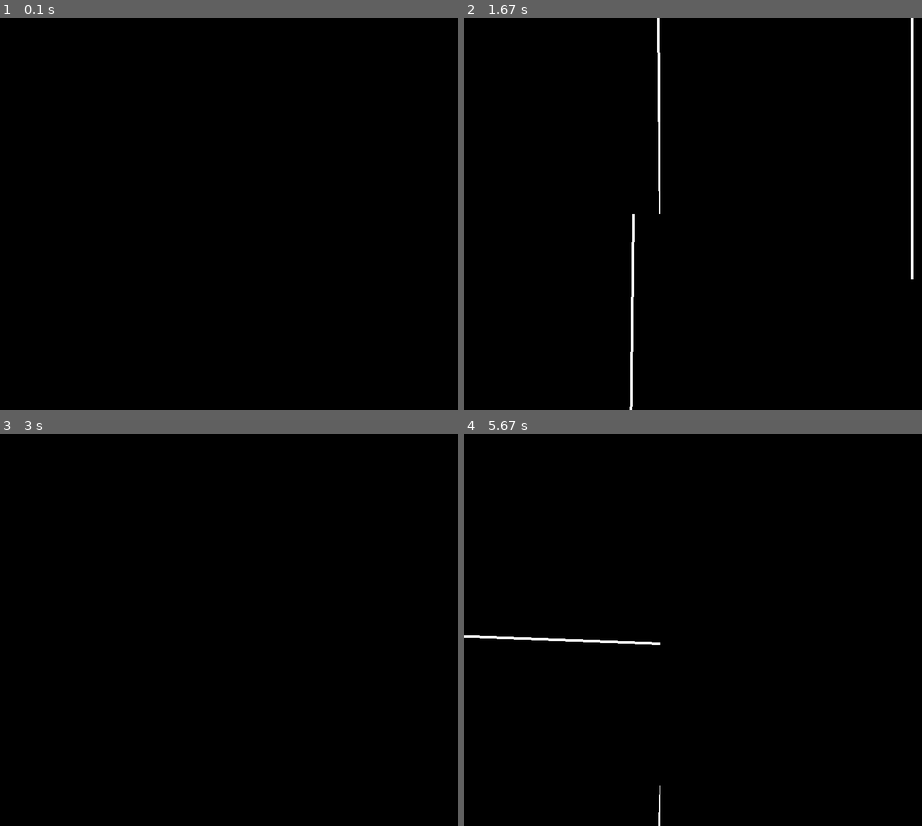
Above: before the commit, frames 1-4 (two rows, left to right).
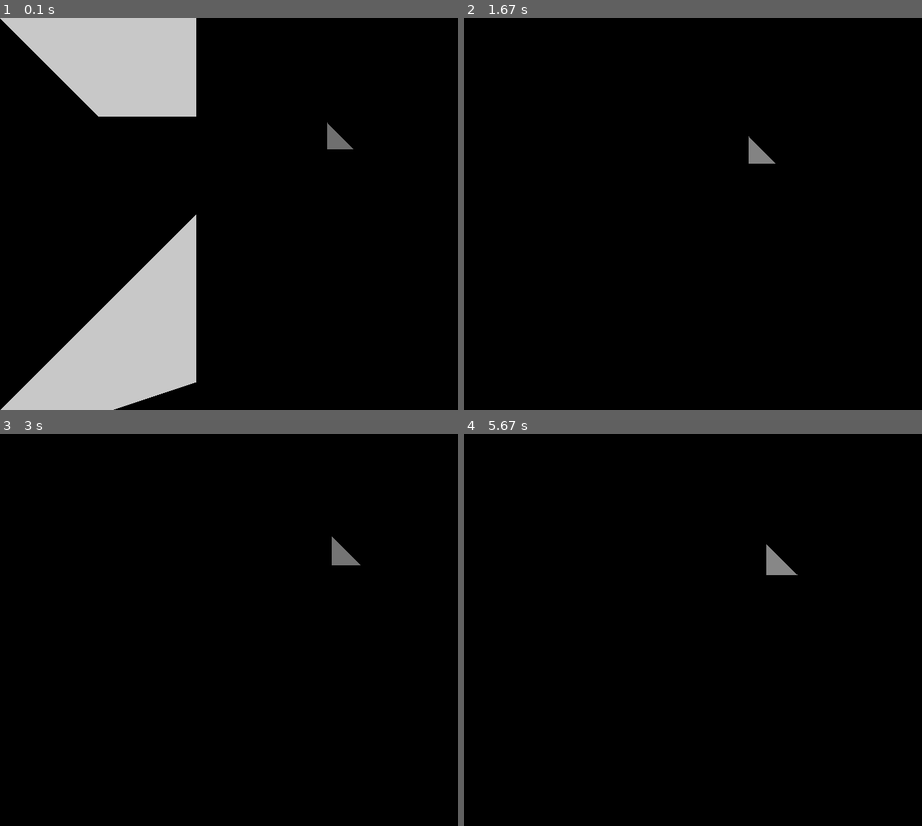
Above: after the commit, the same moments.

Repository: UCHMS19-20/final-project-notnotharsh
Game: pygame game, started from src/graphics.py
Same seed, same stepped clock (60 frames per second), same inputs: the game is played once before the commit and once after it.
Inputs:
- Up to frame 1 (0.1 s): no input
- Up to frame 2 (1.67 s): hold D 0.33-0.8 s; hold W 0.83-1.13 s; tap Z at 0.9, 1.23, 1.53 s; tap J at 0.98 s; hold D 1.17-1.63 s
- Up to frame 3 (3 s): hold A 1.67-2.2 s; tap Z at 1.73, 2.03, 2.3, 2.63, 2.93 s; hold S 2.23-2.53 s; tap J at 2.38 s; hold A 2.57-2.97 s
- Up to frame 4 (5.67 s): hold W 3-3.37 s; tap Z at 3.07, 3.47, 3.77, 4.13, 4.53, 4.83, 5.03, 5.33, 5.53 s; hold D 3.4-4.03 s; tap J at 3.55, 5.12 s; hold S 4.07-4.43 s; tap X at 4.22, 5.62 s; hold A 4.47-4.93 s; hold D 4.97-5.43 s; hold W from 5.47 s (still down)

The runs differ from the first frame. In frame 1, 18% of the frame differs, in the area x 0-78%, y 0-100%; in frame 2, 1.1%; in frame 3, 0.2%; in frame 4, 0.6%.

Commit message:
basic surfaces and lighting

Diff:
--- a/src/graphics.py
+++ b/src/graphics.py
@@ -21,37 +21,74 @@
     z_angle = math.atan2(new_z, new_y)
     display_angles = [(size[0] / 2) * (1 + 2 * x_angle), (size[0] / 2) * (1 - 2 * z_angle), new_y > 0]
     return display_angles
-coords = [0, 0, 0]
-theta = math.pi / 2
-y_val = 1
-side_size = (300, 300)
-mid_size = (400, 400)
 
-def draw_point(point, draw):
+def draw_point(point, draw, color):
     global mid_size, side_size, top_screen, mid_screen, bottom_screen
     top_display_coords = point_transform(point, side_size, 0)
     mid_display_coords = point_transform(point, mid_size, 1)
     bottom_display_coords = point_transform(point, side_size, 2)
     if draw:
-        pygame.draw.circle(top_screen, [255, 255, 255], (int(top_display_coords[0]), int(top_display_coords[1])), 4)
-        pygame.draw.circle(mid_screen, [255, 255, 255], (int(mid_display_coords[0]), int(mid_display_coords[1])), 4)
-        pygame.draw.circle(bottom_screen, [255, 255, 255], (int(bottom_display_coords[0]), int(bottom_display_coords[1])), 4)
+        pygame.draw.circle(top_screen, color, (int(top_display_coords[0]), int(top_display_coords[1])), 4)
+        pygame.draw.circle(mid_screen, color, (int(mid_display_coords[0]), int(mid_display_coords[1])), 4)
+        pygame.draw.circle(bottom_screen, color, (int(bottom_display_coords[0]), int(bottom_display_coords[1])), 4)
     return [top_display_coords, mid_display_coords, bottom_display_coords]
 
-def draw_line(p1, p2, draw_points):
-    global mid_size, side_size, top_screen, mid_screen, bottom_screen
-    coords_set_1 = draw_point(p1, draw_points)
-    coords_set_2 = draw_point(p2, draw_points)
+def draw_line(p1, p2, draw_points, color):
+    global top_screen, mid_screen, bottom_screen
+    coords_set_1 = draw_point(p1, draw_points, color)
+    coords_set_2 = draw_point(p2, draw_points, color)
     top_forward = coords_set_1[0][2] or coords_set_2[0][2]
     mid_forward = coords_set_1[1][2] or coords_set_2[1][2]
     bottom_forward = coords_set_1[2][2] or coords_set_2[2][2]
     if top_forward:
-        pygame.draw.line(top_screen, [255, 255, 255], (int(coords_set_1[0][0]), int(coords_set_1[0][1])), (int(coords_set_2[0][0]), int(coords_set_2[0][1])), 4)
+        pygame.draw.line(top_screen, color, (int(coords_set_1[0][0]), int(coords_set_1[0][1])), (int(coords_set_2[0][0]), int(coords_set_2[0][1])), 4)
     if mid_forward:
-        pygame.draw.line(mid_screen, [255, 255, 255], (int(coords_set_1[1][0]), int(coords_set_1[1][1])), (int(coords_set_2[1][0]), int(coords_set_2[1][1])), 4)
+        pygame.draw.line(mid_screen, color, (int(coords_set_1[1][0]), int(coords_set_1[1][1])), (int(coords_set_2[1][0]), int(coords_set_2[1][1])), 4)
     if bottom_forward:
-        pygame.draw.line(bottom_screen, [255, 255, 255], (int(coords_set_1[2][0]), int(coords_set_1[2][1])), (int(coords_set_2[2][0]), int(coords_set_2[2][1])), 4)
+        pygame.draw.line(bottom_screen, color, (int(coords_set_1[2][0]), int(coords_set_1[2][1])), (int(coords_set_2[2][0]), int(coords_set_2[2][1])), 4)
     return [coords_set_1, coords_set_2]
+
+def get_dist_squared(surface):
+    global coords
+    center_x = (min(surface[0][0], surface[0][1], surface[0][1]) + max(surface[0][0], surface[0][1], surface[0][2])) / 2
+    center_y = (min(surface[1][0], surface[1][1], surface[1][1]) + max(surface[1][0], surface[1][1], surface[1][2])) / 2
+    center_z = (min(surface[2][0], surface[2][1], surface[2][1]) + max(surface[2][0], surface[2][1], surface[2][2])) / 2
+    return math.sqrt(math.pow(center_x - coords[0], 2) + math.pow(center_y - coords[1], 2) + math.pow(center_z - coords[2], 2))
+
+def return_color(dist_squared):
+    return (min(200, 1000 / get_dist_squared(i)), min(200, 1000 / get_dist_squared(i)), min(200, 1000 / get_dist_squared(i)))
+
+def draw_surface(plist, draw_points, draw_lines, color):
+    global top_screen, mid_screen, bottom_screen
+    coords_set_1 = draw_point(plist[0], draw_points, color)
+    coords_set_2 = draw_point(plist[1], draw_points, color)
+    coords_set_3 = draw_point(plist[2], draw_points, color)
+    top_forward = (coords_set_1[0][2] or coords_set_2[0][2]) or coords_set_3[0][2]
+    mid_forward = (coords_set_1[1][2] or coords_set_2[1][2]) or coords_set_3[1][2]
+    bottom_forward = (coords_set_1[2][2] or coords_set_2[2][2]) or coords_set_3[2][2]
+    if draw_lines:
+        draw_line(p1, p2, False, False, color)
+        draw_line(p1, p3, False, False, color)
+        draw_line(p2, p3, False, False, color)
+    if top_forward:
+        pygame.draw.polygon(top_screen, color, [(int(coords_set_1[0][0]), int(coords_set_1[0][1])), (int(coords_set_2[0][0]), int(coords_set_2[0][1])), (int(coords_set_3[0][0]), int(coords_set_3[0][1]))])
+    if mid_forward:
+        pygame.draw.polygon(mid_screen, color, [(int(coords_set_1[1][0]), int(coords_set_1[1][1])), (int(coords_set_2[1][0]), int(coords_set_2[1][1])), (int(coords_set_3[1][0]), int(coords_set_3[1][1]))])
+    if bottom_forward:
+        pygame.draw.polygon(bottom_screen, color, [(int(coords_set_1[2][0]), int(coords_set_1[2][1])), (int(coords_set_2[2][0]), int(coords_set_2[2][1])), (int(coords_set_3[2][0]), int(coords_set_3[2][1]))])
+
+side_size = (300, 300)
+mid_size = (400, 400)
+
+coords = [0, 0, 0]
+theta = math.pi / 2
+y_val = 1
+
+surfaces = [
+    [[0, -5, 0], [1, -5, 0], [1, -3, 1]],
+    [[0, 0, 1], [4, 0, 0], [-2, -2, -2]],
+    [[0, 10, 0], [0, 10, 1], [1, 10, 0]]
+]
 
 pygame.init()
 total_screen = pygame.display.set_mode((side_size[0] + mid_size[0], 2 * side_size[1]))
@@ -65,19 +102,9 @@
     top_screen.fill([0, 0, 0])
     mid_screen.fill([0, 0, 0])
     bottom_screen.fill([0, 0, 0])
-    phi = math.pi / 2 * y_val
-    draw_line([-3, -3, -3], [-3, -3, 3], True)
-    draw_line([-3, -3, -3], [-3, 3, -3], True)
-    draw_line([-3, -3, -3], [3, -3, -3], True)
-    draw_line([3, -3, 3], [-3, -3, 3], True)
-    draw_line([-3, 3, 3], [-3, 3, -3], True)
-    draw_line([3, 3, -3], [3, -3, -3], True)
-    draw_line([-3, 3, 3], [-3, -3, 3], True)
-    draw_line([3, 3, -3], [-3, 3, -3], True)
-    draw_line([3, -3, 3], [3, -3, -3], True)
-    draw_line([-3, 3, 3], [3, 3, 3], True)
-    draw_line([3, 3, -3], [3, 3, 3], True)
-    draw_line([3, -3, 3], [3, 3, 3], True)
+    surfaces.sort(key = lambda surface: get_dist_squared(surface), reverse = True)
+    for i in surfaces:
+        draw_surface(i, False, False, return_color(get_dist_squared(i)))
     keystate = pygame.key.get_pressed()
     if keystate[pygame.K_z]:
         coords[0] += .03 * math.cos(theta)
